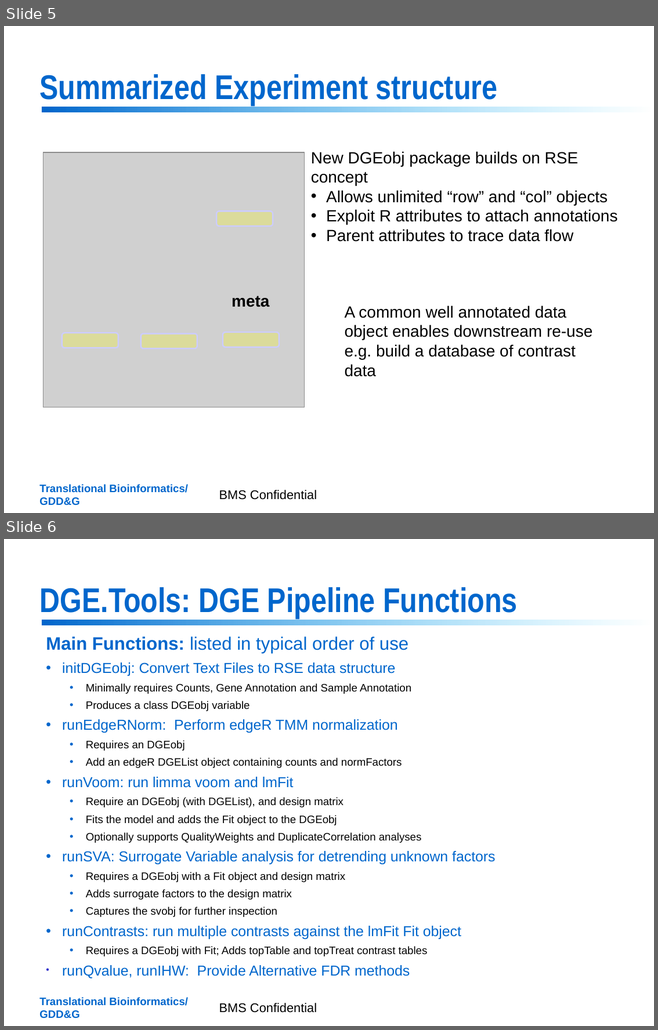
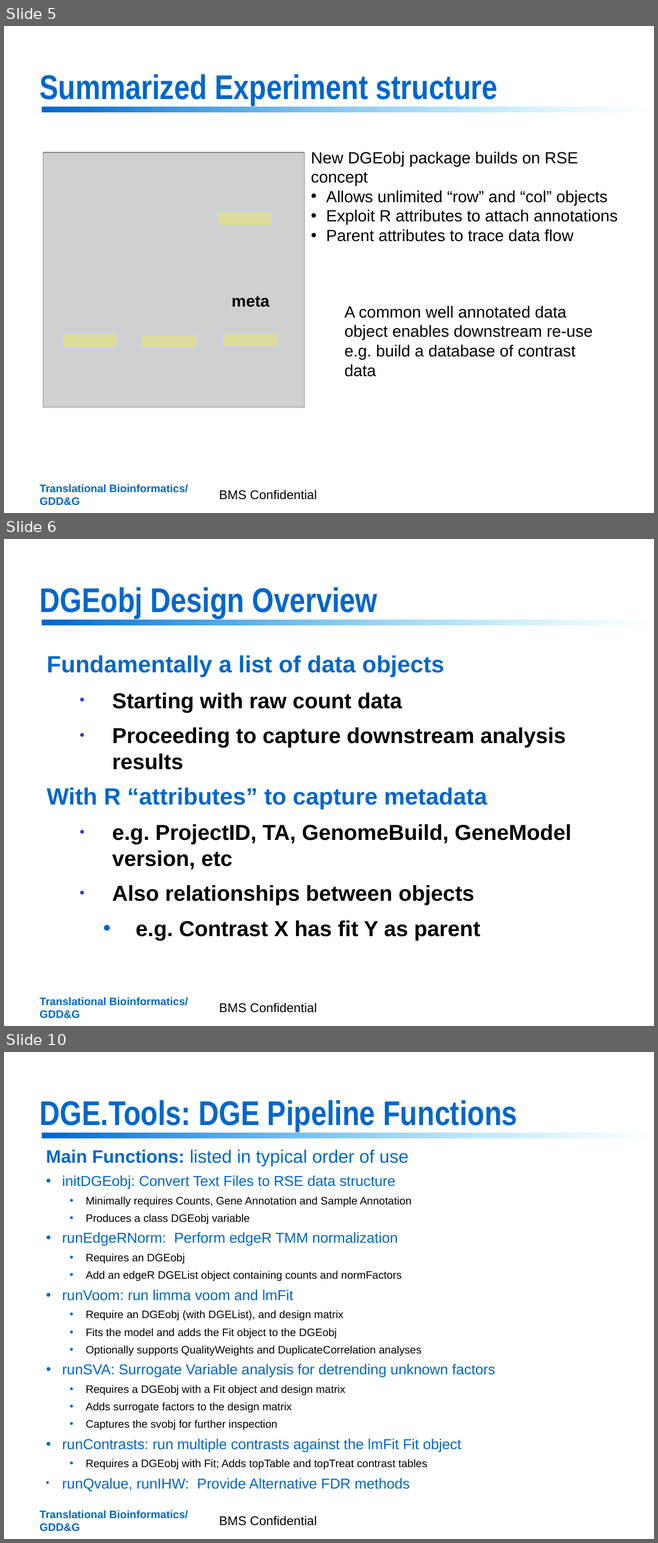
Before and after one commit to jrthompson54/DGE.Tools2, a slide deck: DGE_Tools Rollout 2017.pptx. Shown one above the other, each under a label of ours: slides 5 and 6 before the commit, slides 5, 6 and 10 after it; the slides between them are not shown. The pictures are 658x1030 and 658x1543 pixels, drawn with LibreOffice and Linux fonts; fonts in the diff are those of the drawing; grey boxes stand for pictures; background and template pictures are left out. Boxes give left, top, right and bottom in pixels: in the first picture for what was removed or moved away, otherwise in the second. Text is boxed around its words. In the diff, an @@ line names an element or a change of style, - is before the commit and + after.

```diff
--- a/DGE_Tools Rollout 2017.pptx
+++ b/DGE_Tools Rollout 2017.pptx
@@ slide 6 added at bbox=[4, 539, 654, 1026], background picture (left out); not listed: 2 template elements that a slide beside it also shows @@
@@ title added at bbox=[40, 587, 378, 618], 38 pt, text #0066CC, bold @@
+DGEobj Design Overview
@@ text added at bbox=[47, 655, 571, 941], 24 pt, text #000000, bold @@
+Fundamentally a list of data objects
+  • Starting with raw count data
+  • Proceeding to capture downstream analysis results
+With R “attributes” to capture metadata
+  • e.g. ProjectID, TA, GenomeBuild, GeneModel version, etc
+  • Also relationships between objects
+    • e.g. Contrast X has fit Y as parent
@@ text added at bbox=[219, 1003, 317, 1013], 14 pt, text #000000 @@
+BMS Confidential
@@ what was slide 6 is now slide 10 @@
```
Also in this commit, not shown: 2 slides changed, 3 other slides added, 3 other files.
